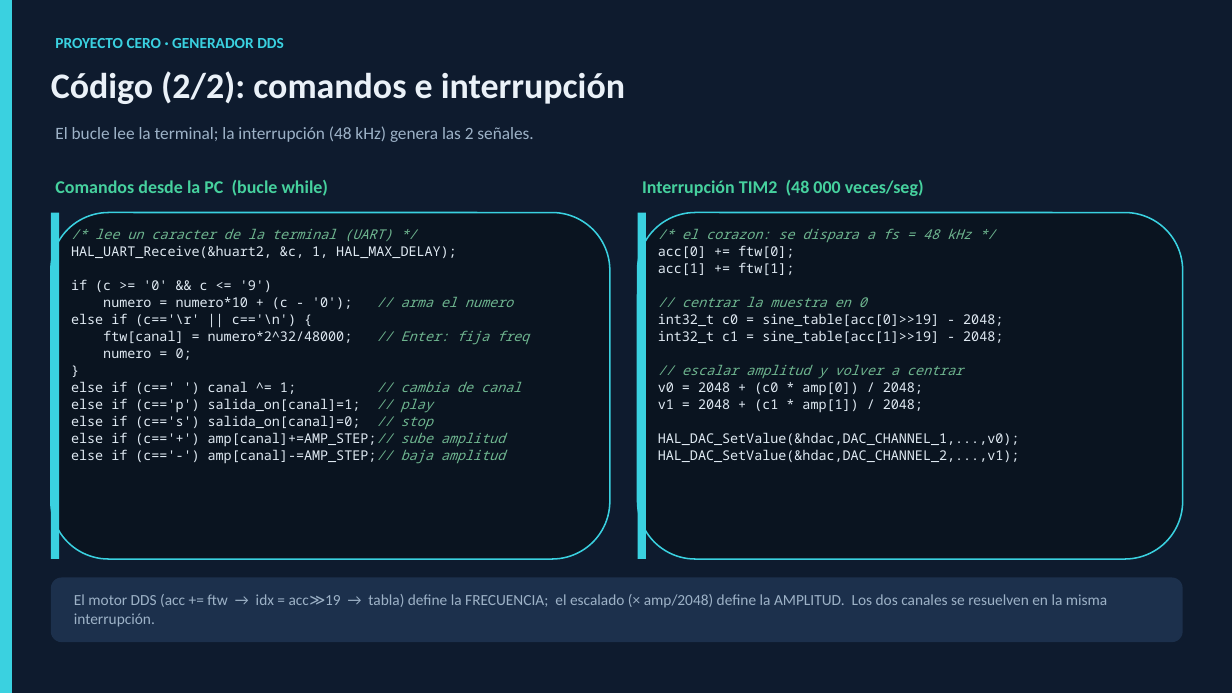
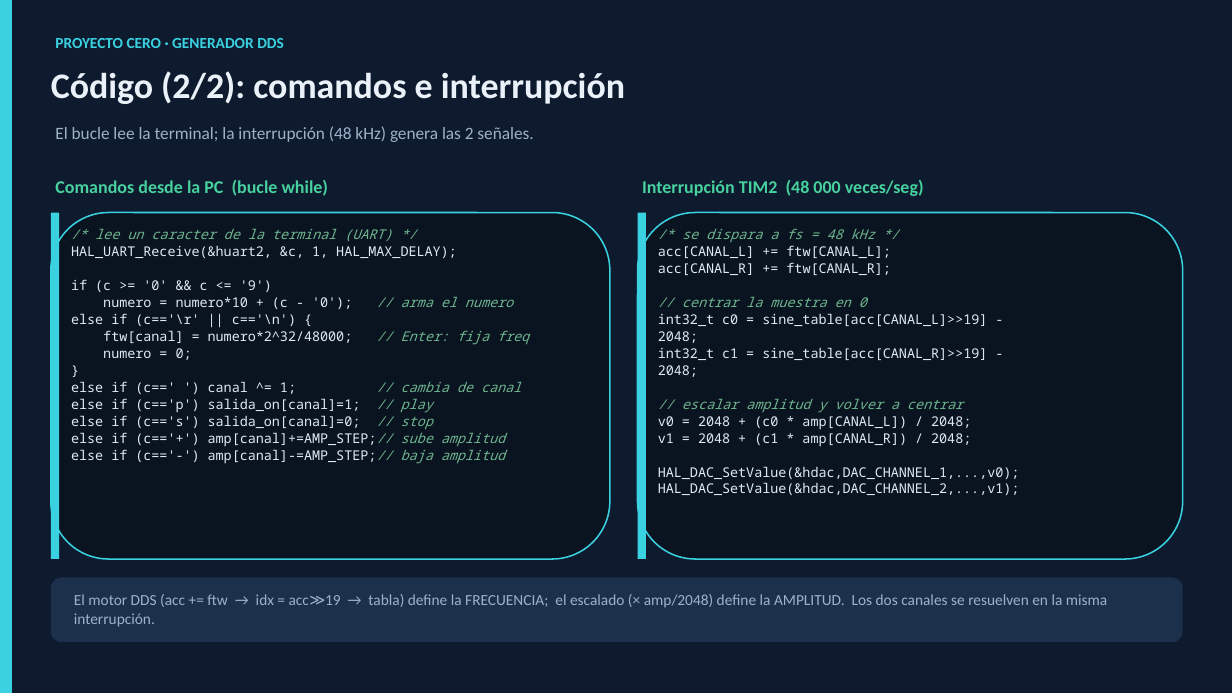
Before and after one commit to supernach00/AGSE-Proyecto-Final, a slide deck: slide 11 of Presentacion/Proyecto_Cero_Generador_DDS.pptx. Drawn at 1232x693 pixels with LibreOffice and Linux fonts; fonts in the diff are those of the drawing. Boxes give left, top, right and bottom in pixels: in the first picture for what was removed or moved away, otherwise in the second. Text is boxed around its words. In the diff, an @@ line names an element or a change of style, - is before the commit and + after.

```diff
--- a/Presentacion/Proyecto_Cero_Generador_DDS.pptx
+++ b/Presentacion/Proyecto_Cero_Generador_DDS.pptx
@@ text at [658, 228, 891, 275]: text changed; text colour #6EB58F to #DFE9F2; italic off @@
-/* el corazon: se dispara a fs = 48 kHz */
-acc[0] += ftw[0];
-acc[1] += ftw[1];
+/* se dispara a fs = 48 kHz */
+acc[CANAL_L] += ftw[CANAL_L];
+acc[CANAL_R] += ftw[CANAL_R];
@@ text at [658, 313, 987, 377]: text changed @@
-int32_t c0 = sine_table[acc[0]>>19] - 2048;
-int32_t c1 = sine_table[acc[1]>>19] - 2048;
+int32_t c0 = sine_table[acc[CANAL_L]>>19] - 2048;
+int32_t c1 = sine_table[acc[CANAL_R]>>19] - 2048;
@@ text at [658, 416, 971, 446]: text changed @@
-v0 = 2048 + (c0 * amp[0]) / 2048;
-v1 = 2048 + (c1 * amp[1]) / 2048;
+v0 = 2048 + (c0 * amp[CANAL_L]) / 2048;
+v1 = 2048 + (c1 * amp[CANAL_R]) / 2048;
```
Also in this commit, not shown: 4 other slides changed, 1 slide added.
